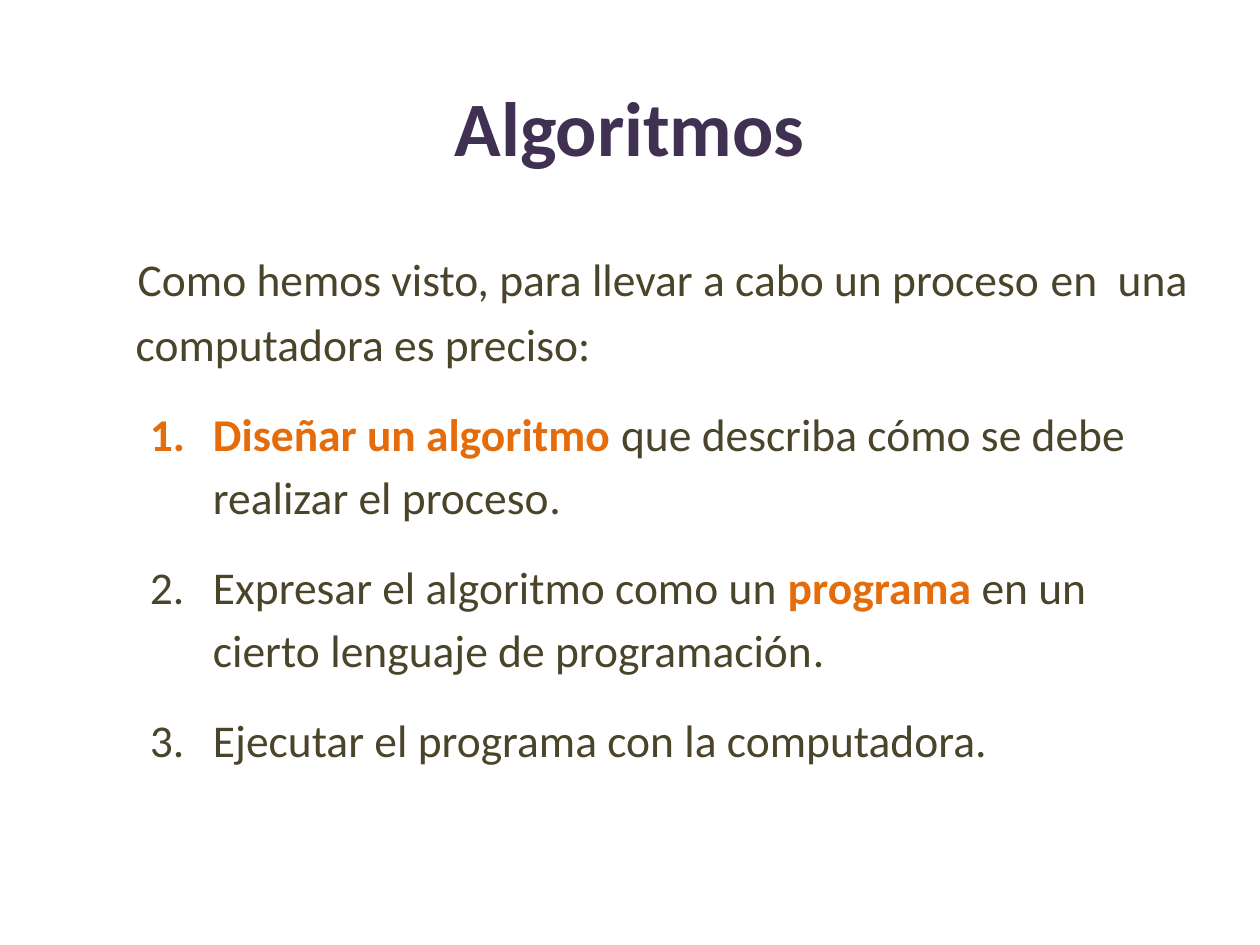
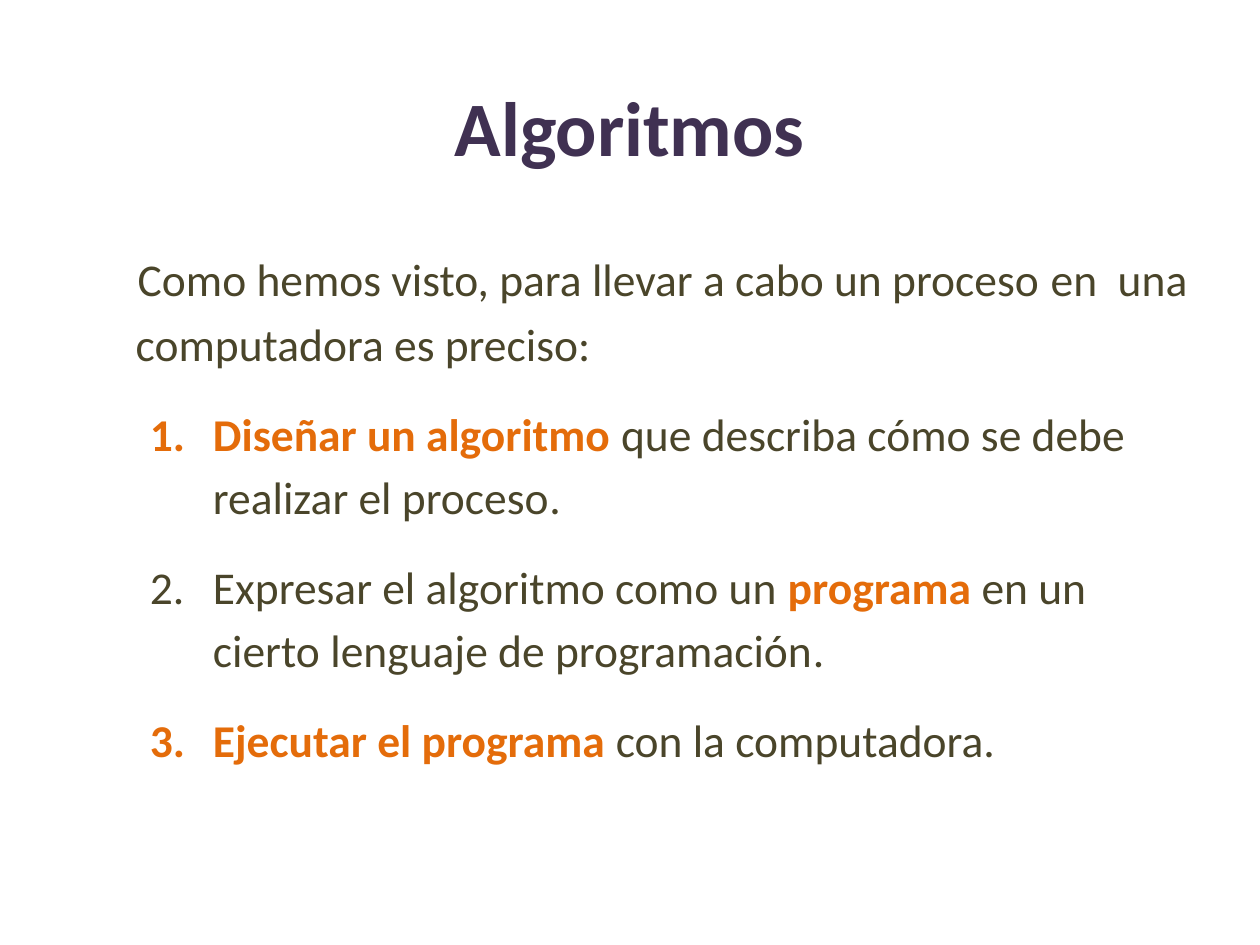
Before and after one commit to lizetheP/PensamientoC, a slide deck: slide 11 of calendario/documentos/1_Introduccion.pptx. Drawn at 1260x945 pixels with LibreOffice and Linux fonts; fonts in the diff are those of the drawing. Boxes give left, top, right and bottom in pixels: in the first picture for what was removed or moved away, otherwise in the second. Text is boxed around its words. In the diff, an @@ line names an element or a change of style, - is before the commit and + after.

```diff
--- a/calendario/documentos/1_Introduccion.pptx
+++ b/calendario/documentos/1_Introduccion.pptx
@@ text at box(213, 725, 995, 765): text colour #4A452A to #E46C0A, bold on in "Ejecutar el programa" @@
```
Also in this commit, not shown: 1 other slide changed, 3 slides removed, 12 other files.
